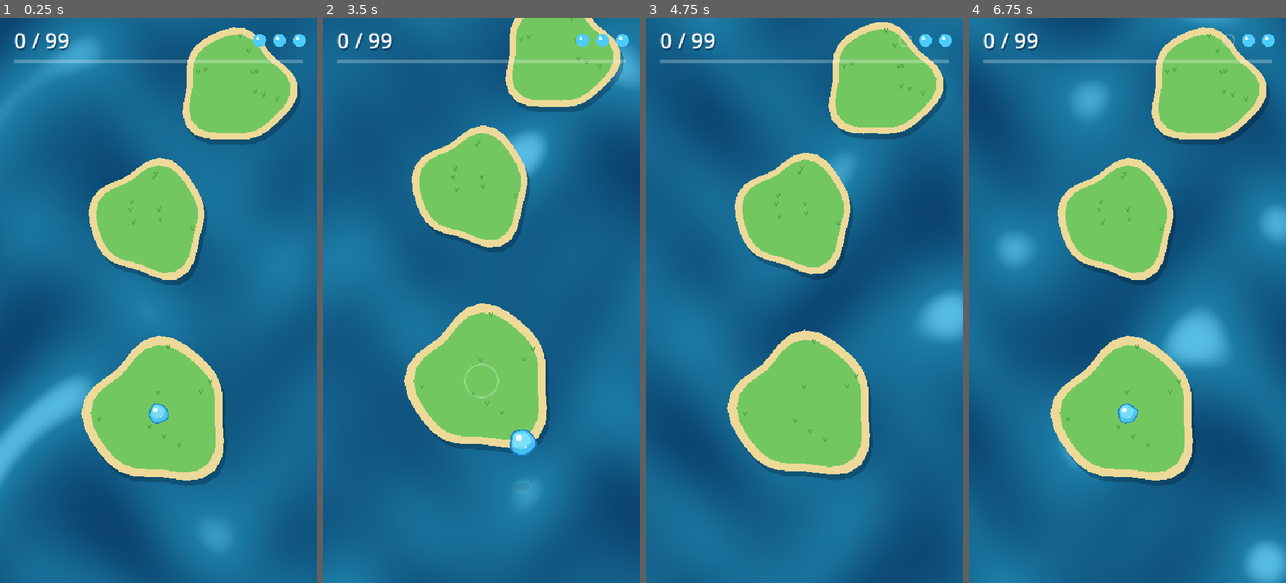
Above: before the commit, frames 1-4 (left to right).
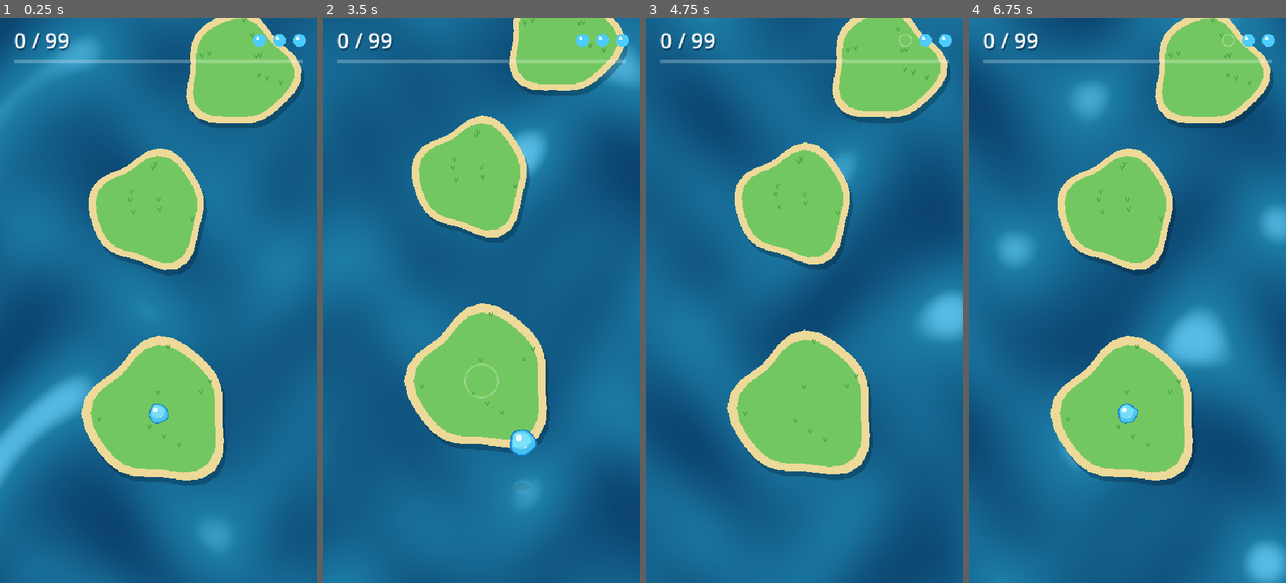
Above: after the commit, the same moments.

Repository: msagimbekov/ggjumps
Game: Godot game, scene res://scenes/main.tscn
Same seed, same stepped clock (60 frames per second), same inputs: the game is played once before the commit and once after it.
Inputs (mouse positions are in pixels of both pictures, inside the frame that each line leads up to):
- Up to frame 1 (0.25 s): no input
- Up to frame 2 (3.5 s): move the mouse to (551, 272) at 0.52 s; click (551, 272) at 0.67 s; drag from (418, 328) to (465, 413) at 1.27 s; move the mouse to (513, 176) at 2.02 s; click (513, 176) at 2.17 s; drag from (465, 413) to (386, 215) at 2.77 s
- Up to frame 3 (4.75 s): move the mouse to (899, 385) at 3.52 s; click (899, 385) at 3.67 s; drag from (709, 215) to (756, 159) at 4.27 s
- Up to frame 4 (6.75 s): move the mouse to (1143, 300) at 5.02 s; click (1143, 300) at 5.17 s; drag from (1079, 159) to (1064, 328) at 5.77 s; move the mouse to (1197, 272) at 6.52 s; click (1197, 272) at 6.67 s

The runs differ from the first frame. In frame 1, 5.9% of the frame differs, in the area x 28-96%, y 0-48%; in frame 2, 4.9%; in frame 3, 5.8%; in frame 4, 6.0%.

Commit message:
Guarantee every jump is solvable; reroll unreachable ice islands
Level generation now simulates jumps (incl. ice slide) from several start
spots and rerolls an island until a workable power window exists. Adds a
headless scripts/verify_levels.gd check.

Co-Authored-By: Claude Sonnet 5.5 <noreply@anthropic.com>

Diff:
--- a/scripts/land.gd
+++ b/scripts/land.gd
@@ -45,7 +45,8 @@
 
 
 func contains_world(p: Vector2) -> bool:
-	return Geometry2D.is_point_in_polygon(to_local(p), poly)
+	# Lands are never rotated or scaled, so this also works before the node is in the tree.
+	return Geometry2D.is_point_in_polygon(p - position, poly)
 
 
 func _draw() -> void:
--- a/scripts/main.gd
+++ b/scripts/main.gd
@@ -13,6 +13,9 @@
 const ICE_DECEL := 650.0
 const GRASS_DECEL := 3200.0
 const LEVEL_SEED := 99
+const LEVEL_ATTEMPTS := 60
+const SOLVE_MIN_WINDOW := 8  # in 1% power steps (~38 px of landing tolerance)
+const SOLVE_MIN_WINDOW_OFFSET := 4
 ## Landing line + reticle while dragging. A test aid: switch off for production builds so
 ## players have to judge the jump by feel.
 const SHOW_AIM_LINE := true
@@ -97,36 +100,118 @@
 	var rng := RandomNumberGenerator.new()
 	rng.seed = LEVEL_SEED
 	var pos := Vector2(270, 0)
-	var prev_radius := 120.0
-	_add_land(0, Land.Kind.GRASS, pos, 120.0, 1.0, 0.0)
+	_add_land(_make_land(0, Land.Kind.GRASS, pos, 120.0, 1.0, 0.0))
 	for i in range(1, TOTAL_JUMPS + 1):
 		var t := float(i) / TOTAL_JUMPS
-		var gap := rng.randf_range(lerpf(60.0, 130.0, t), lerpf(110.0, 230.0, t))  # water between the edges
-		var ang := -PI / 2.0 + rng.randf_range(-0.7, 0.7)
-		var radius := lerpf(100.0, 48.0, t) * rng.randf_range(0.9, 1.1)
-		var dist := prev_radius + radius + gap
-		var thin_roll := rng.randf()
-		var ice_roll := rng.randf()
-		var rot := rng.randf() * PI
-		var dir := Vector2.from_angle(ang)
-		var next := pos + dir * dist
-		if next.x < 80.0 or next.x > 460.0:
-			dir.x = -dir.x
-			next = pos + dir * dist
-			next.x = clampf(next.x, 80.0, 460.0)
-		var thin := i >= 6 and thin_roll < lerpf(0.05, 0.45, t)
-		var ice := i >= 10 and ice_roll < lerpf(0.1, 0.5, t)
-		_add_land(i, Land.Kind.ICE if ice else Land.Kind.GRASS, next, radius, 0.55 if thin else 1.0, rot)
-		pos = next
-		prev_radius = radius
-
-
-func _add_land(i: int, kind: Land.Kind, at: Vector2, radius: float, aspect: float, rot: float) -> void:
+		var prev_radius := _land_radius(lands[i - 1])
+		var l: Land = null
+		# Reroll an ice island nobody can stop on; after enough tries fall back to grass.
+		for attempt in LEVEL_ATTEMPTS:
+			var gap := rng.randf_range(lerpf(60.0, 130.0, t), lerpf(110.0, 230.0, t))  # water between the edges
+			var ang := -PI / 2.0 + rng.randf_range(-0.7, 0.7)
+			var radius := lerpf(100.0, 48.0, t) * rng.randf_range(0.9, 1.1)
+			var dist := prev_radius + radius + gap
+			var thin_roll := rng.randf()
+			var ice_roll := rng.randf()
+			var rot := rng.randf() * PI
+			var dir := Vector2.from_angle(ang)
+			var next := pos + dir * dist
+			if next.x < 80.0 or next.x > 460.0:
+				dir.x = -dir.x
+				next = pos + dir * dist
+				next.x = clampf(next.x, 80.0, 460.0)
+			var thin := i >= 6 and thin_roll < lerpf(0.05, 0.45, t)
+			var ice := i >= 10 and ice_roll < lerpf(0.1, 0.5, t)
+			var kind := Land.Kind.ICE if ice else Land.Kind.GRASS
+			if attempt == LEVEL_ATTEMPTS - 1:
+				kind = Land.Kind.GRASS
+			if l:
+				l.free()
+			l = _make_land(i, kind, next, radius, 0.55 if thin else 1.0, rot)
+			if _is_solvable(lands[i - 1], l):
+				break
+		_add_land(l)
+		pos = l.position
+
+
+func _make_land(i: int, kind: Land.Kind, at: Vector2, radius: float, aspect: float, rot: float) -> Land:
 	var l := Land.new()
 	l.position = at
 	l.setup(i, kind, radius, aspect, rot, LEVEL_SEED * 1000 + i)
+	return l
+
+
+func _add_land(l: Land) -> void:
 	add_child(l)
 	lands.append(l)
+
+
+func _land_radius(l: Land) -> float:
+	var r := 0.0
+	for p in l.poly:
+		r = maxf(r, p.length())
+	return r
+
+
+## Whether a jump from `from` can end up settled on `to`. Tries start spots across the
+## previous island (centre and 55% towards / away from the target), aiming at a few points
+## of the target, and sweeps the power. Needs a window of powers wide enough to hit by hand.
+func _is_solvable(from: Land, to: Land) -> bool:
+	var axis := (to.position - from.position).normalized()
+	var r := _land_radius(from)
+	var starts := [from.position, from.position + axis * r * 0.55, from.position - axis * r * 0.55]
+	for s: Vector2 in starts:
+		if not from.contains_world(s):
+			continue
+		var need := SOLVE_MIN_WINDOW if s == from.position else SOLVE_MIN_WINDOW_OFFSET
+		if _best_window(s, to) < need:
+			return false
+	return true
+
+
+func _best_window(s: Vector2, to: Land) -> int:
+	var r := _land_radius(to)
+	var best_count := 0
+	for off: float in [0.0, -0.4, 0.4]:
+		var side := (to.position - s).normalized().orthogonal()
+		var dir := (to.position + side * off * r - s).normalized()
+		var count := 0
+		var run := 0
+		for k in range(int(MIN_DRAG / MAX_DRAG * 100.0) + 1, 101):
+			if _jump_settles(s, dir, k / 100.0, to):
+				run += 1
+				count = maxi(count, run)
+			else:
+				run = 0
+		best_count = maxi(best_count, count)
+	return best_count
+
+
+## Mirrors _on_landed / SLIDE: does a jump of this power end settled on `to`?
+func _jump_settles(s: Vector2, dir: Vector2, power: float, to: Land) -> bool:
+	var p := s + dir * power * MAX_RANGE
+	if not to.contains_world(p):
+		return false
+	if to.kind != Land.Kind.ICE or power <= 0.12:
+		return true
+	# Constant deceleration: the slide is a straight line that stops below 8 px/s.
+	var speed := power * SLIDE_SPEED
+	var run := maxf(speed * speed - 64.0, 0.0) / (2.0 * ICE_DECEL)
+	for k in range(1, 9):
+		if not to.contains_world(p + dir * run * k / 8.0):
+			return false
+	return true
+
+
+## Debug aid: the widest-run of workable powers for every jump, worst first. Run headless via
+## `godot --headless --script scripts/verify_levels.gd`.
+func verify_levels() -> Array:
+	var rows := []
+	for i in range(1, lands.size()):
+		var s := lands[i - 1].position
+		rows.append([_best_window(s, lands[i]), i, lands[i].kind])
+	rows.sort()
+	return rows
 
 
 func _restart() -> void:
--- /dev/null
+++ b/scripts/verify_levels.gd
@@ -0,0 +1,16 @@
+extends SceneTree
+## Headless level check: prints the worst jumps. Exit code 1 if any jump has no workable power.
+
+
+func _init() -> void:
+	var m: Node2D = load("res://scripts/main.gd").new()
+	m._build_level()
+	var rows: Array = m.verify_levels()
+	var ice := 0
+	for l in m.lands:
+		if l.kind == Land.Kind.ICE:
+			ice += 1
+	print("lands=%d ice=%d" % [m.lands.size(), ice])
+	for k in mini(8, rows.size()):
+		print("jump %d (kind %d): window %d" % [rows[k][1], rows[k][2], rows[k][0]])
+	quit(1 if rows[0][0] < 4 else 0)
